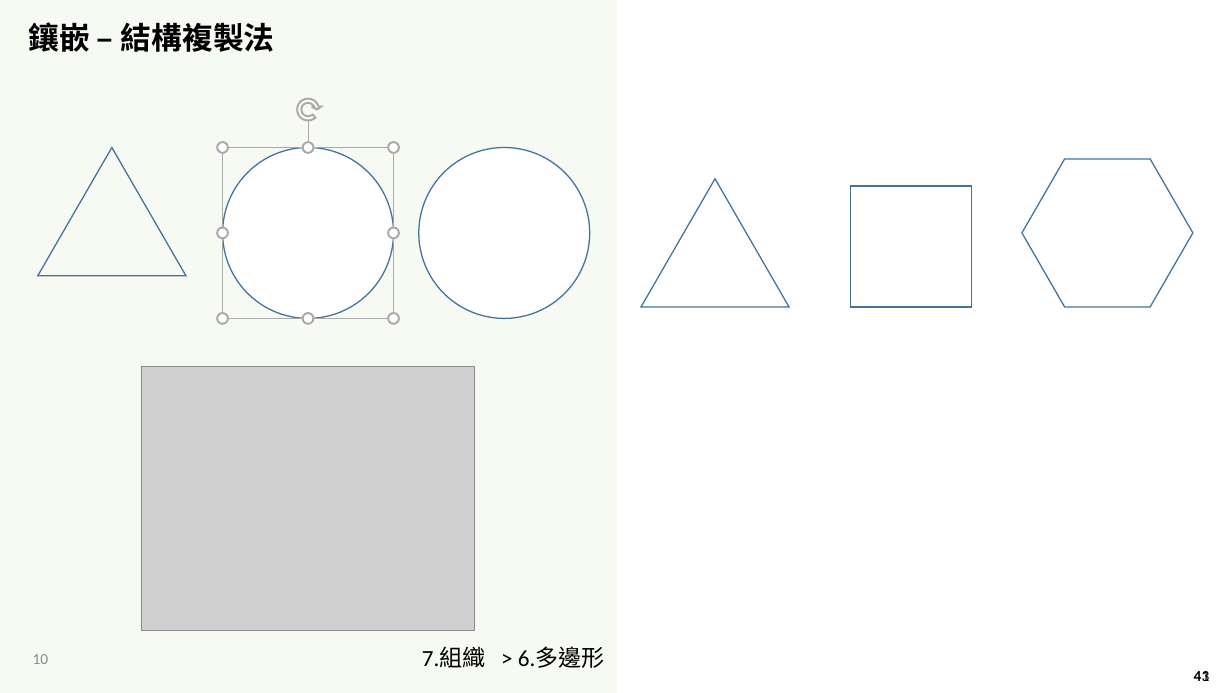
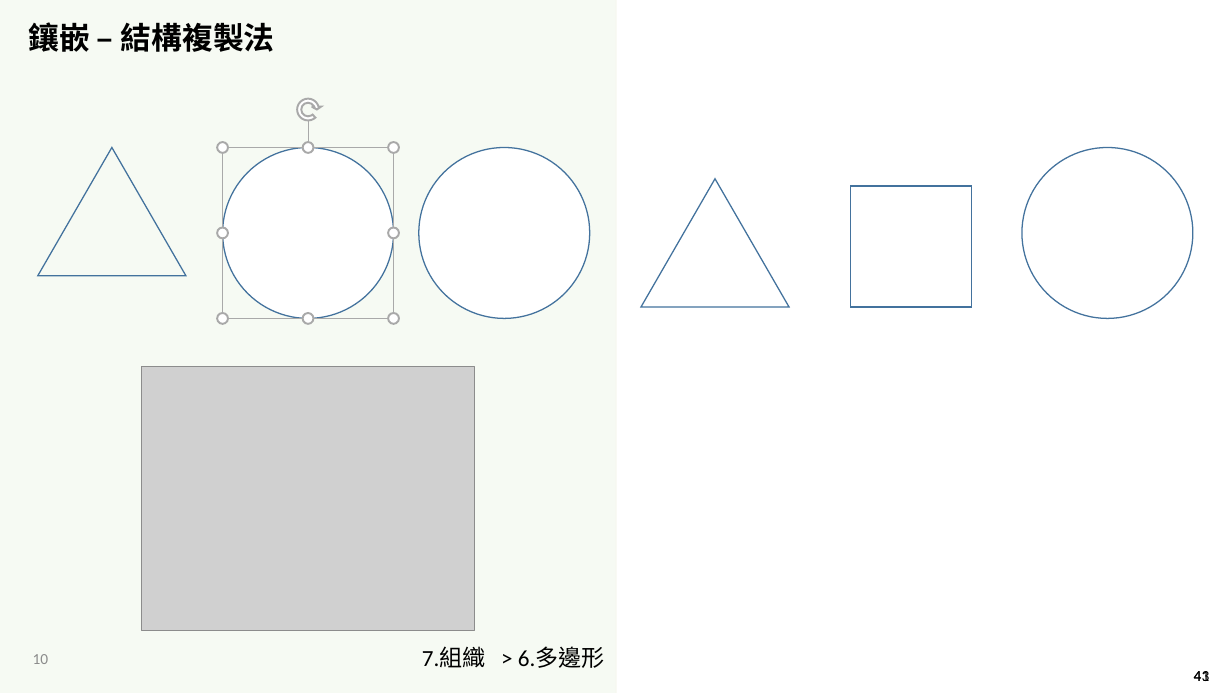
Before and after one commit to LittleD3092/My-Vault, a slide deck: slide 10 of Patterning and Drawing/4/AMA-數藝-5-1-2-密鋪-基礎-直接法-2023-1104.pptx. Drawn at 1232x693 pixels with LibreOffice and Linux fonts; fonts in the diff are those of the drawing; grey boxes stand for pictures; background and template pictures are left out. Boxes give left, top, right and bottom in pixels: in the first picture for what was removed or moved away, otherwise in the second. Text is boxed around its words. In the diff, an @@ line names an element or a change of style, - is before the commit and + after.

```diff
--- a/Patterning and Drawing/4/AMA-數藝-5-1-2-密鋪-基礎-直接法-2023-1104.pptx
+++ b/Patterning and Drawing/4/AMA-數藝-5-1-2-密鋪-基礎-直接法-2023-1104.pptx
@@ ellipse added at box(1022, 148, 1193, 319), fill #FFFFFF, outline #43739E 1 pt @@
@@ freeform shape removed at box(1022, 159, 1193, 307) @@
```
Also in this commit, not shown: 2 other slides changed, 3 other files.
